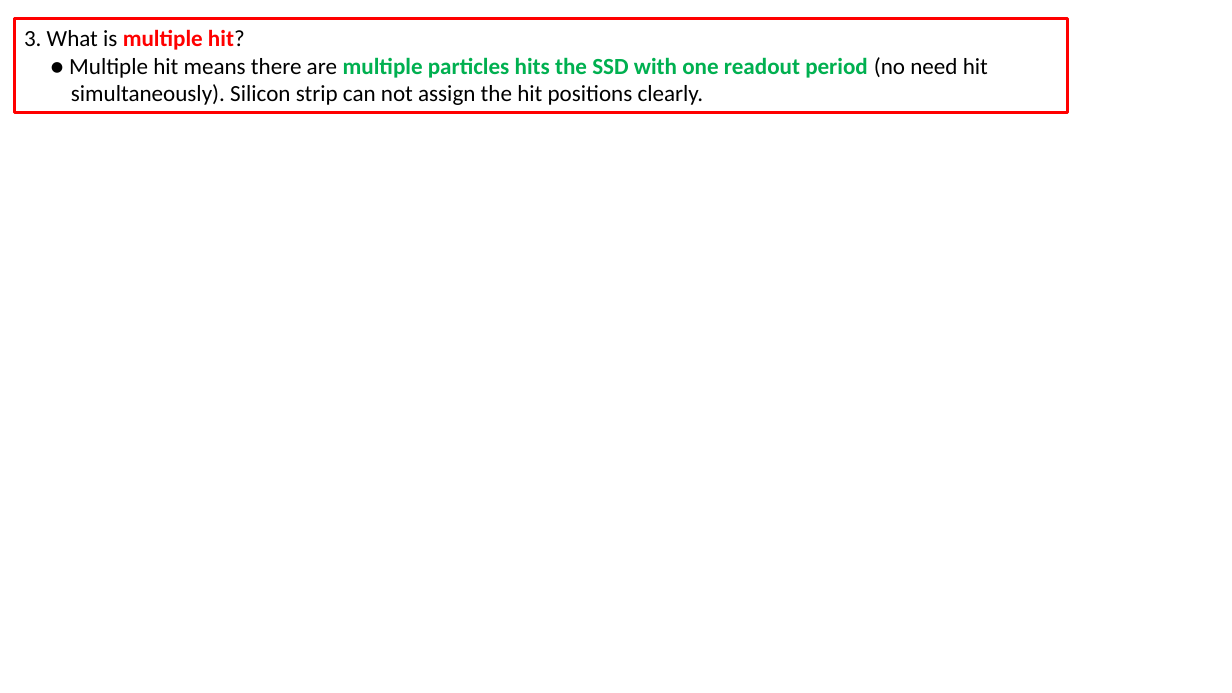
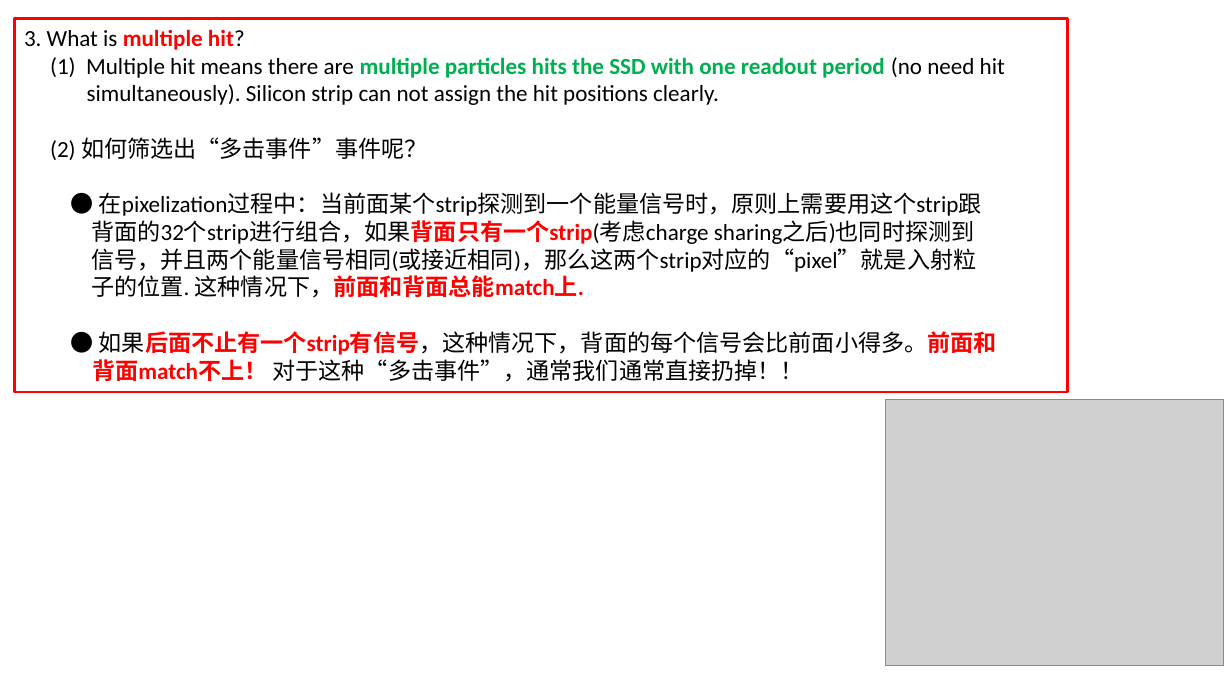
Before and after one commit to gfh16/StudyNotes, a slide deck: slide 6 of 03DE-E-Detector.pptx. Drawn at 1232x693 pixels with LibreOffice and Linux fonts; fonts in the diff are those of the drawing; grey boxes stand for pictures. Boxes give left, top, right and bottom in pixels: in the first picture for what was removed or moved away, otherwise in the second. Text is boxed around its words. In the diff, an @@ line names an element or a change of style, - is before the commit and + after.

```diff
--- a/03DE-E-Detector.pptx
+++ b/03DE-E-Detector.pptx
@@ rectangle "3. What is multiple hit?": place and size @@
-rectangle "3. What is multiple hit?" at (15, 18, 1067, 112)
+rectangle "3. What is multiple hit?" at (15, 18, 1067, 392)
@@ text in rectangle at (50, 57, 1005, 78): text changed @@
-● Multiple hit means there are multiple particles hits the SSD with one readout period (no need hit
+(1) Multiple hit means there are multiple particles hits the SSD with one readout period (no need hit
@@ text in rectangle at (50, 137, 997, 382): paragraphs added @@
+(2) 如何筛选出“多击事件”事件呢？
+● 在pixelization过程中：当前面某个strip探测到一个能量信号时，原则上需要用这个strip跟
+背面的32个strip进行组合，如果背面只有一个strip(考虑charge sharing之后)也同时探测到
+信号，并且两个能量信号相同(或接近相同)，那么这两个strip对应的“pixel”就是入射粒
+子的位置. 这种情况下，前面和背面总能match上.
+● 如果后面不止有一个strip有信号，这种情况下，背面的每个信号会比前面小得多。前面和
+背面match不上！ 对于这种“多击事件”，通常我们通常直接扔掉！！
@@ picture added at (885, 399, 1225, 666) @@
```
Also in this commit, not shown: 2 other slides changed.
